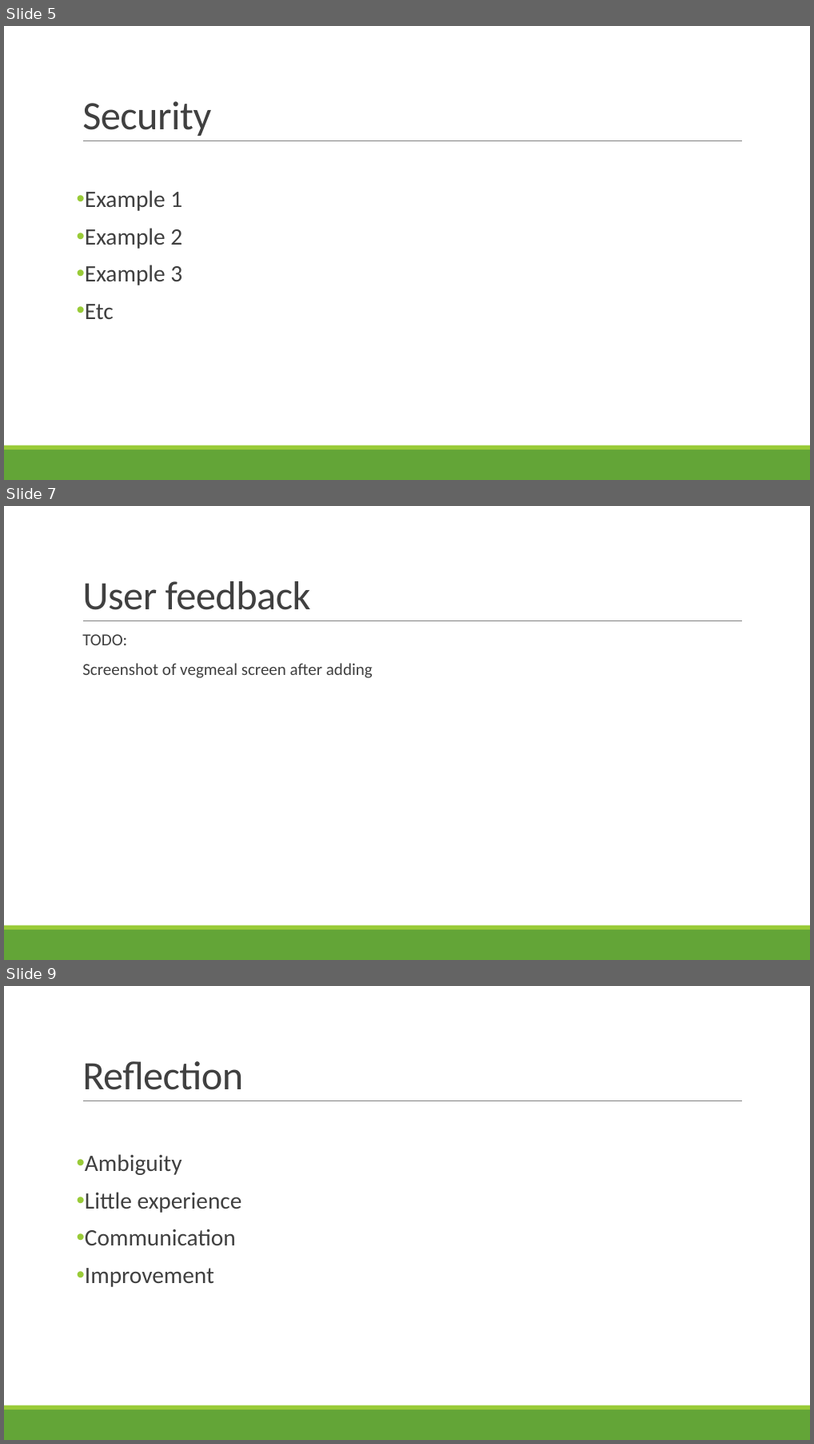
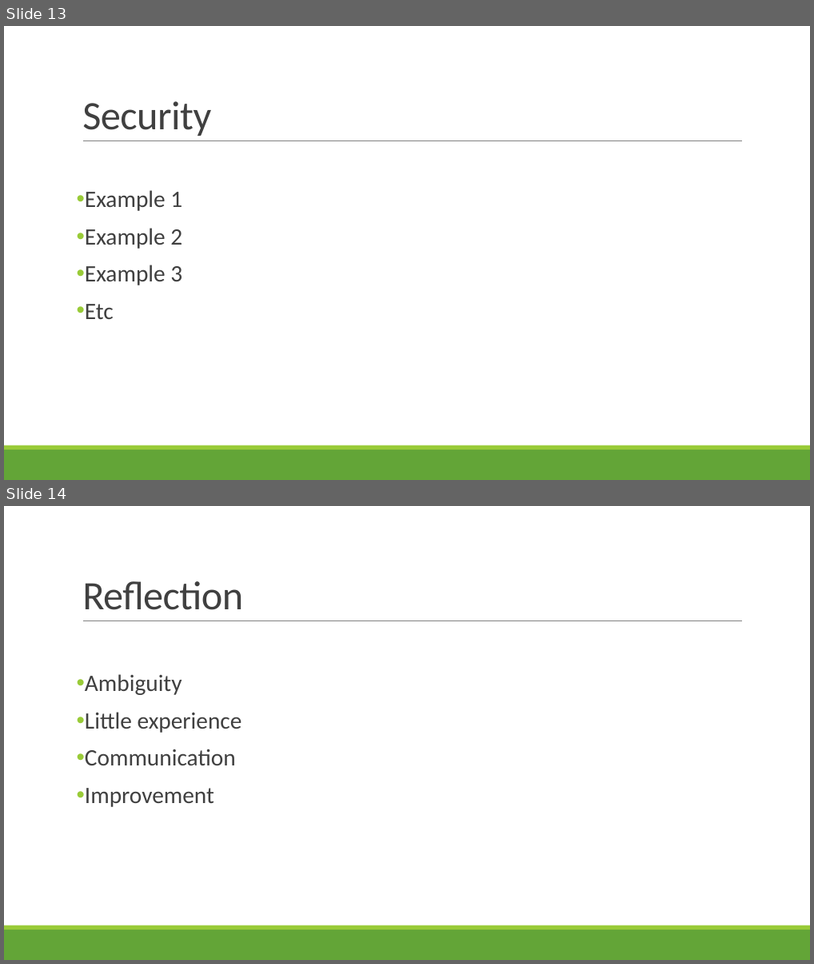
Before and after one commit to shossains/OOPProject, a slide deck: PpGoGreen.pptx. Shown one above the other, each under a label of ours: slides 5, 7 and 9 before the commit, slides 13 and 14 after it; the slides between them are not shown. The pictures are 814x1444 and 814x964 pixels, drawn with LibreOffice and Linux fonts; fonts in the diff are those of the drawing. Boxes give left, top, right and bottom in pixels: in the first picture for what was removed or moved away, otherwise in the second. Text is boxed around its words. In the diff, an @@ line names an element or a change of style, - is before the commit and + after.

```diff
--- a/PpGoGreen.pptx
+++ b/PpGoGreen.pptx
@@ slide 7 removed at (4, 506, 810, 960), background #FFFFFF; not listed: 3 template elements that a slide beside it also shows @@
@@ title removed at (82, 581, 311, 610) @@
-User feedback
@@ text removed at (82, 634, 373, 678) @@
-  TODO:
-  Screenshot of vegmeal screen after adding
@@ what was slide 5 is now slide 13 @@
@@ what was slide 9 is now slide 14 @@
```
Also in this commit, not shown: 1 slide changed, 9 slides added, 3 other slides removed.
